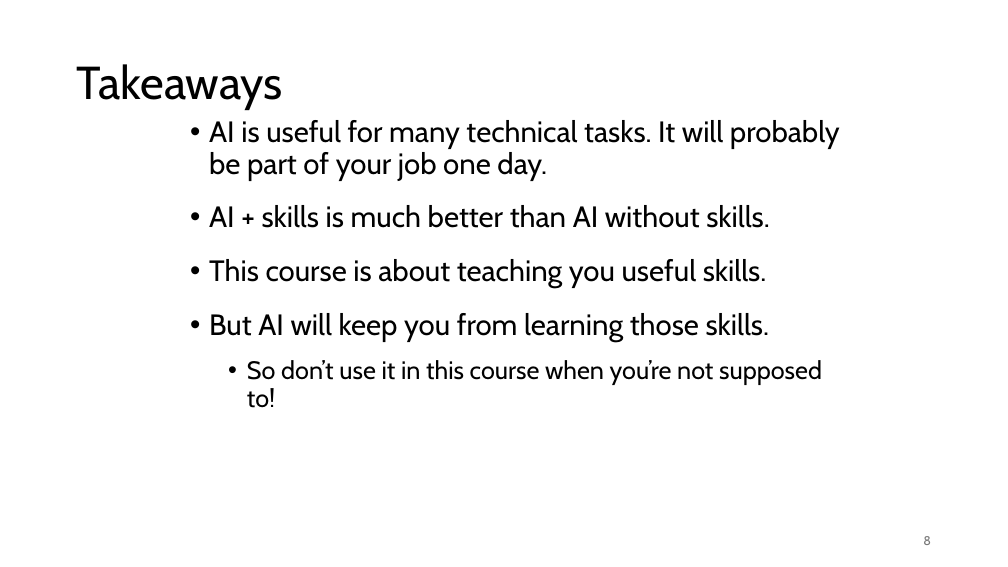
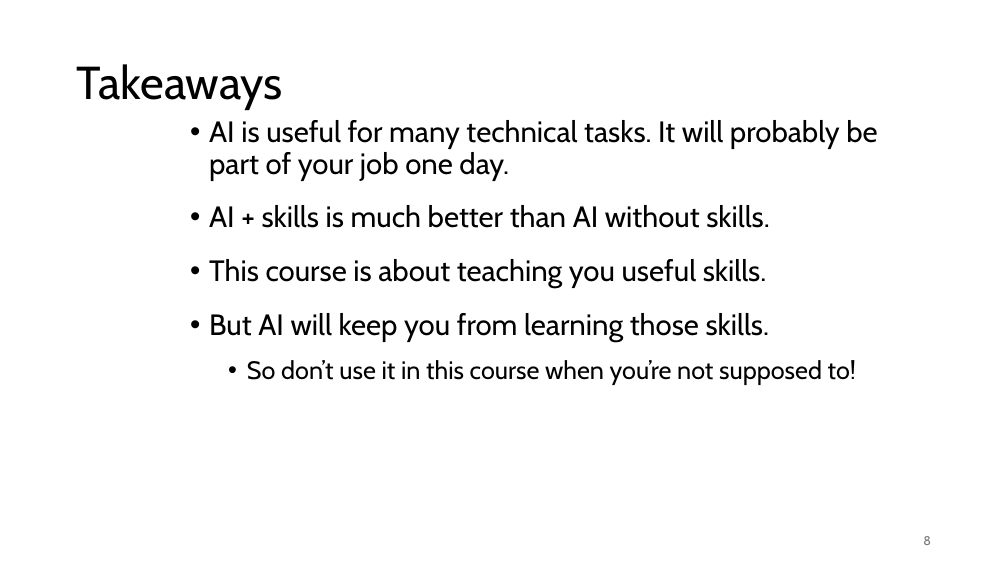
Before and after one commit to RHIT-CSSE/csse220, a slide deck: slide 8 of ClassMaterials/JavaIntro/Slides/Part3-IntroGenAI.pptx. Drawn at 1008x567 pixels with LibreOffice and Linux fonts; fonts in the diff are those of the drawing. Boxes give left, top, right and bottom in pixels: in the first picture for what was removed or moved away, otherwise in the second. Text is boxed around its words. In the diff, an @@ line names an element or a change of style, - is before the commit and + after.

```diff
--- a/ClassMaterials/JavaIntro/Slides/Part3-IntroGenAI.pptx
+++ b/ClassMaterials/JavaIntro/Slides/Part3-IntroGenAI.pptx
@@ text "AI is useful for many ..." rewrapped from (x1=209, y1=120, x2=840, y2=408) to (x1=209, y1=120, x2=877, y2=385) @@
```
Also in this commit, not shown: 1 other file.
